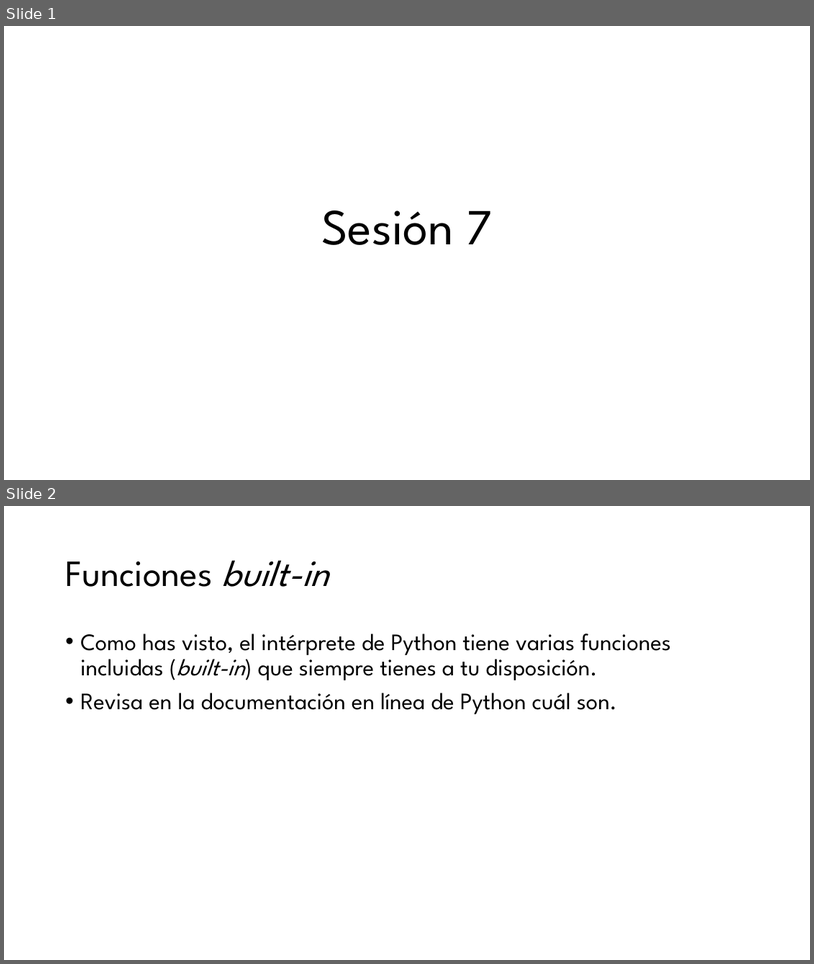
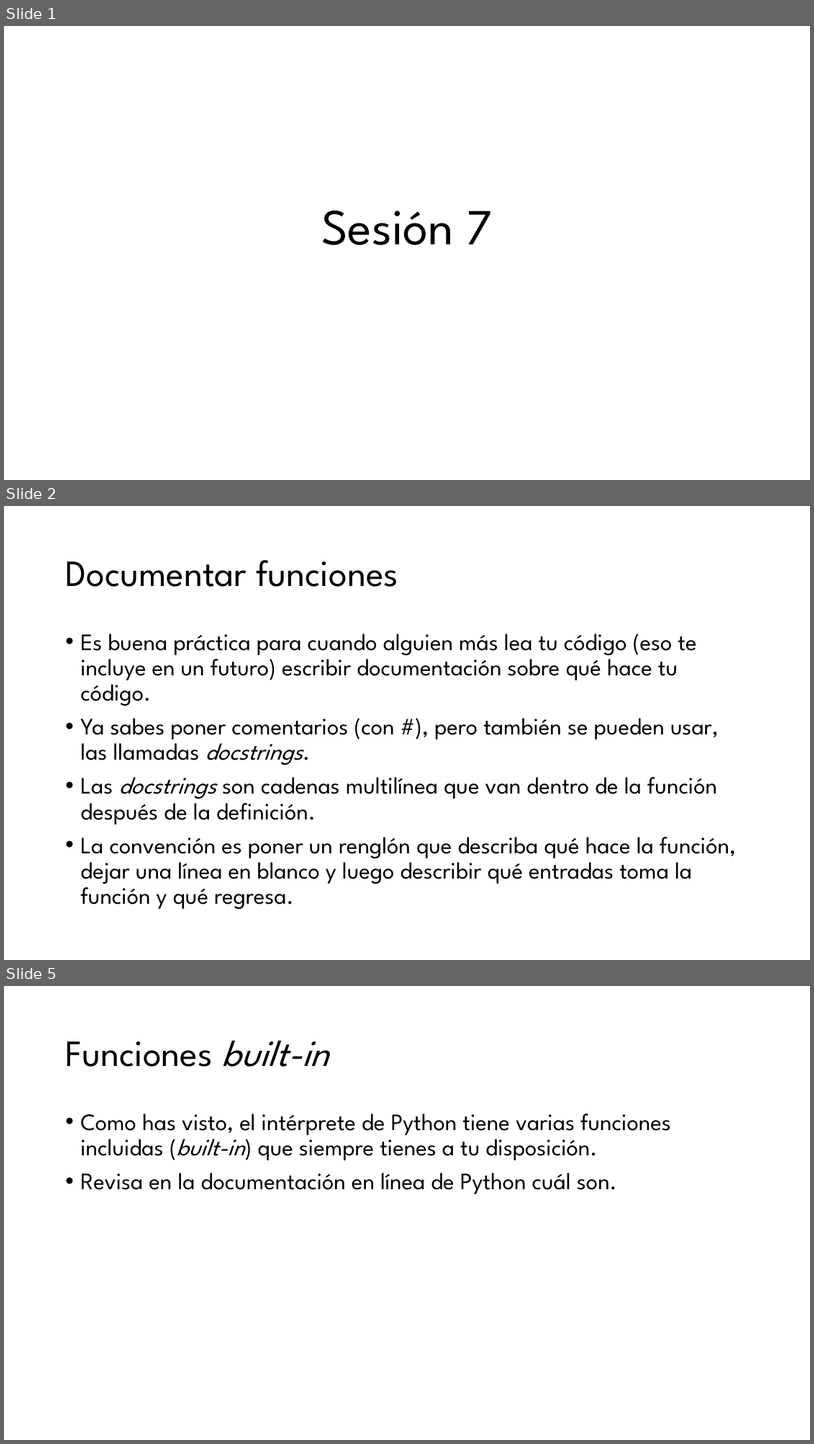
Before and after one commit to ccaballeroh/IntroPython, a slide deck: slides/Programación con Python07.pptx. Shown one above the other, each under a label of ours: slides 1 and 2 before the commit, slides 1, 2 and 5 after it; the slides between them are not shown. The pictures are 814x964 and 814x1444 pixels, drawn with LibreOffice and Linux fonts; fonts in the diff are those of the drawing. Boxes give left, top, right and bottom in pixels: in the first picture for what was removed or moved away, otherwise in the second. Text is boxed around its words. In the diff, an @@ line names an element or a change of style, - is before the commit and + after.

```diff
--- a/slides/Programación con Python07.pptx
+++ b/slides/Programación con Python07.pptx
@@ slide 2 added at (4,506,810,960), background #FFFFFF @@
@@ title added at (65,560,399,587), 44 pt, text #000000 @@
+Documentar funciones
@@ text added at (80,633,736,908), 28 pt, text #000000 @@
+• Es buena práctica para cuando alguien más lea tu código (eso te incluye en un futuro) escribir documentación sobre qué hace tu código.
+• Ya sabes poner comentarios (con #), pero también se pueden usar, las llamadas docstrings.
+• Las docstrings son cadenas multilínea que van dentro de la función después de la definición.
+• La convención es poner un renglón que describa qué hace la función, dejar una línea en blanco y luego describir qué entradas toma la función y qué regresa.
@@ what was slide 2 is now slide 5 @@
```
Also in this commit, not shown: 3 slides changed, 2 other slides added, 10 other files.
